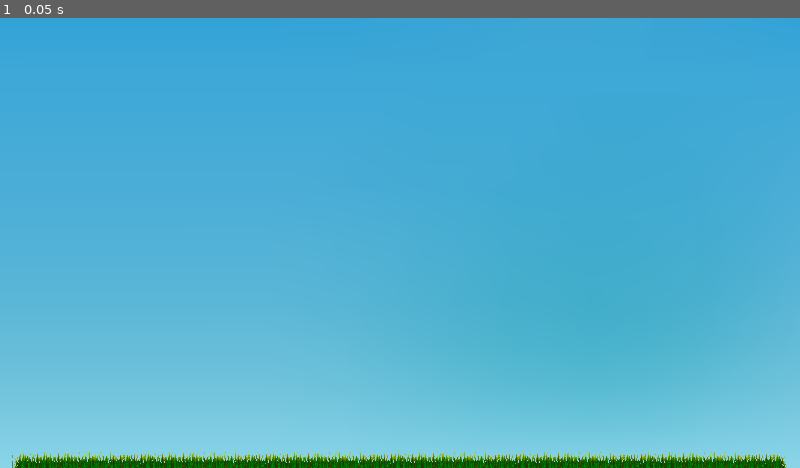
Above: before the commit, frame 1.
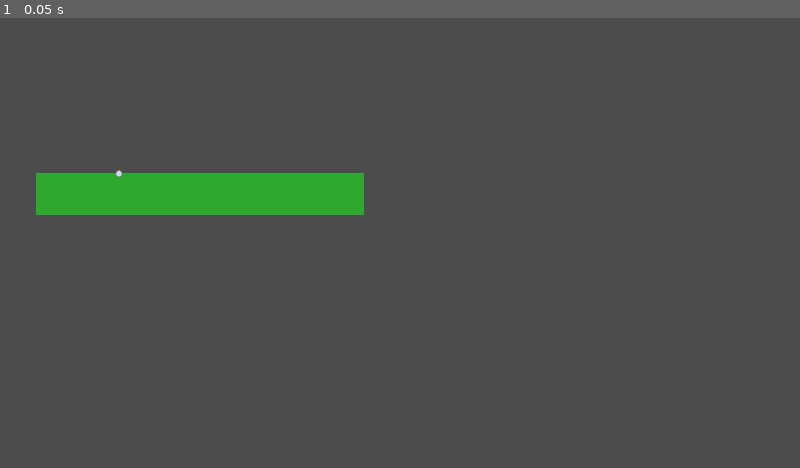
Above: after the commit, the same moment.

Repository: Drauthius/flat-builder
Game: Godot game, scene res://Level1.tscn
Same seed, same stepped clock (60 frames per second), same inputs: the game is played once before the commit and once after it. Before the commit the project starts from res://Game.tscn.
Inputs:
- Up to frame 1 (0.05 s): no input

The runs differ from the first frame. In frame 1, 100% of the frame differs, in the area x 0-100%, y 0-100%.

Commit message:
Some basic building support

Diff:
--- /dev/null
+++ b/Beam.tscn
@@ -0,0 +1,164 @@
+[gd_scene load_steps=6 format=2]
+
+[ext_resource path="res://beam.png" type="Texture" id=1]
+[ext_resource path="res://Joint.gd" type="Script" id=2]
+[ext_resource path="res://joint.png" type="Texture" id=3]
+
+[sub_resource type="RectangleShape2D" id=1]
+
+custom_solver_bias = 0.0
+extents = Vector2( 32, 8 )
+
+[sub_resource type="CircleShape2D" id=2]
+
+custom_solver_bias = 0.0
+radius = 8.34562
+
+[node name="Beam" type="Node2D"]
+
+_sections_unfolded = [ "Transform" ]
+
+[node name="Mid" type="RigidBody2D" parent="." index="0"]
+
+position = Vector2( 30, 0 )
+input_pickable = false
+collision_layer = 1
+collision_mask = 1
+mode = 3
+mass = 1.0
+friction = 1.0
+bounce = 0.0
+gravity_scale = 1.0
+custom_integrator = false
+continuous_cd = 0
+contacts_reported = 0
+contact_monitor = false
+sleeping = false
+can_sleep = true
+linear_velocity = Vector2( 0, 0 )
+linear_damp = -1.0
+angular_velocity = 0.0
+angular_damp = -1.0
+_sections_unfolded = [ "Transform" ]
+__meta__ = {
+"_edit_group_": true
+}
+
+[node name="TextureRect" type="TextureRect" parent="Mid" index="0"]
+
+anchor_left = 0.0
+anchor_top = 0.0
+anchor_right = 0.0
+anchor_bottom = 0.0
+margin_left = -32.0
+margin_top = -8.0
+margin_right = 32.0
+margin_bottom = 8.0
+rect_pivot_offset = Vector2( 0, 0 )
+rect_clip_content = false
+mouse_filter = 1
+mouse_default_cursor_shape = 0
+size_flags_horizontal = 1
+size_flags_vertical = 1
+texture = ExtResource( 1 )
+expand = true
+stretch_mode = 2
+_sections_unfolded = [ "Anchor", "Margin", "Rect" ]
+
+[node name="CollisionShape2D" type="CollisionShape2D" parent="Mid" index="1"]
+
+shape = SubResource( 1 )
+_sections_unfolded = [ "Transform", "Z Index" ]
+
+[node name="Left" type="RigidBody2D" parent="." index="1"]
+
+z_index = 20
+input_pickable = true
+collision_layer = 1
+collision_mask = 1
+mode = 3
+mass = 1.0
+friction = 1.0
+bounce = 0.0
+gravity_scale = 1.0
+custom_integrator = false
+continuous_cd = 0
+contacts_reported = 0
+contact_monitor = false
+sleeping = false
+can_sleep = true
+linear_velocity = Vector2( 0, 0 )
+linear_damp = -1.0
+angular_velocity = 0.0
+angular_damp = -1.0
+script = ExtResource( 2 )
+_sections_unfolded = [ "Pickable", "Transform", "Z Index" ]
+__meta__ = {
+"_edit_group_": true
+}
+
+[node name="PinJoint2D" type="PinJoint2D" parent="Left" index="0"]
+
+position = Vector2( -0.000530243, -0.240665 )
+node_a = NodePath("../../Mid")
+node_b = NodePath("..")
+bias = 0.0
+disable_collision = true
+softness = 0.0
+
+[node name="CollisionShape2D" type="CollisionShape2D" parent="Left" index="1"]
+
+shape = SubResource( 2 )
+
+[node name="Sprite" type="Sprite" parent="Left" index="2"]
+
+texture = ExtResource( 3 )
+
+[node name="Right" type="RigidBody2D" parent="." index="2"]
+
+position = Vector2( 60, 0 )
+z_index = 20
+input_pickable = true
+collision_layer = 1
+collision_mask = 1
+mode = 3
+mass = 1.0
+friction = 1.0
+bounce = 0.0
+gravity_scale = 1.0
+custom_integrator = false
+continuous_cd = 0
+contacts_reported = 0
+contact_monitor = false
+sleeping = false
+can_sleep = true
+linear_velocity = Vector2( 0, 0 )
+linear_damp = -1.0
+angular_velocity = 0.0
+angular_damp = -1.0
+script = ExtResource( 2 )
+_sections_unfolded = [ "Pickable", "Transform", "Z Index" ]
+__meta__ = {
+"_edit_group_": true
+}
+
+[node name="PinJoint2D2" type="PinJoint2D" parent="Right" index="0"]
+
+position = Vector2( 0.189453, -0.146193 )
+node_a = NodePath("../../Mid")
+node_b = NodePath("..")
+bias = 0.0
+disable_collision = true
+softness = 0.0
+
+[node name="CollisionShape2D" type="CollisionShape2D" parent="Right" index="1"]
+
+shape = SubResource( 2 )
+
+[node name="Sprite" type="Sprite" parent="Right" index="2"]
+
+texture = ExtResource( 3 )
+
+[connection signal="input_event" from="Left" to="Left" method="_on_Joint_input_event"]
+
+[connection signal="input_event" from="Right" to="Right" method="_on_Joint_input_event"]
--- /dev/null
+++ b/BeamSprite.tscn
@@ -0,0 +1,14 @@
+[gd_scene load_steps=2 format=2]
+
+[ext_resource path="res://beam.png" type="Texture" id=1]
+
+[node name="BeamSprite" type="Node2D"]
+
+_sections_unfolded = [ "Offset", "Transform", "Z Index" ]
+
+[node name="Sprite" type="Sprite" parent="." index="0"]
+
+position = Vector2( 0, -8 )
+texture = ExtResource( 1 )
+centered = false
+_sections_unfolded = [ "Offset", "Transform" ]
--- /dev/null
+++ b/GroundJoint.tscn
@@ -0,0 +1,43 @@
+[gd_scene load_steps=4 format=2]
+
+[ext_resource path="res://Joint.gd" type="Script" id=1]
+[ext_resource path="res://joint.png" type="Texture" id=2]
+
+[sub_resource type="CircleShape2D" id=1]
+
+custom_solver_bias = 0.0
+radius = 8.20557
+
+[node name="GroundJoint" type="RigidBody2D"]
+
+input_pickable = true
+collision_layer = 1
+collision_mask = 1
+mode = 1
+mass = 1.0
+friction = 1.0
+bounce = 0.0
+gravity_scale = 1.0
+custom_integrator = false
+continuous_cd = 0
+contacts_reported = 0
+contact_monitor = false
+sleeping = false
+can_sleep = true
+linear_velocity = Vector2( 0, 0 )
+linear_damp = -1.0
+angular_velocity = 0.0
+angular_damp = -1.0
+script = ExtResource( 1 )
+_sections_unfolded = [ "Pickable" ]
+
+[node name="Sprite" type="Sprite" parent="." index="0"]
+
+texture = ExtResource( 2 )
+
+[node name="CollisionShape2D" type="CollisionShape2D" parent="." index="1"]
+
+shape = SubResource( 1 )
+disabled = true
+
+[connection signal="input_event" from="." to="." method="_on_Joint_input_event"]
--- /dev/null
+++ b/Joint.gd
@@ -0,0 +1,7 @@
+extends RigidBody2D
+
+signal clicked
+
+func _on_Joint_input_event(viewport, event, shape_idx):
+	if event is InputEventMouseButton and event.button_index == BUTTON_LEFT and not event.pressed:
+		emit_signal("clicked", self)
--- /dev/null
+++ b/Joint.tscn
@@ -0,0 +1,40 @@
+[gd_scene load_steps=3 format=2]
+
+[ext_resource path="res://joint.png" type="Texture" id=1]
+
+[sub_resource type="CircleShape2D" id=1]
+
+custom_solver_bias = 0.0
+radius = 8.4973
+
+[node name="Joint" type="Node2D"]
+
+[node name="RigidBody2D" type="RigidBody2D" parent="." index="0"]
+
+input_pickable = false
+collision_layer = 1
+collision_mask = 1
+mode = 0
+mass = 1.0
+friction = 1.0
+bounce = 0.0
+gravity_scale = 1.0
+custom_integrator = false
+continuous_cd = 0
+contacts_reported = 0
+contact_monitor = false
+sleeping = false
+can_sleep = true
+linear_velocity = Vector2( 0, 0 )
+linear_damp = -1.0
+angular_velocity = 0.0
+angular_damp = -1.0
+
+[node name="CollisionShape2D" type="CollisionShape2D" parent="RigidBody2D" index="0"]
+
+shape = SubResource( 1 )
+disabled = true
+
+[node name="Sprite" type="Sprite" parent="." index="1"]
+
+texture = ExtResource( 1 )
--- /dev/null
+++ b/Level1.gd
@@ -0,0 +1,64 @@
+extends Node
+
+var Beam = preload("res://Beam.tscn")
+var BeamSprite = preload("res://BeamSprite.tscn")
+
+var from = null
+var placing = null
+var cooldown = false
+
+var beams = []
+
+func _process(delta):
+	if placing:
+		var mpos = get_viewport().get_mouse_position()
+		placing.look_at(mpos)
+		var diff = mpos - from #.position
+		#placing.get_node("Mid").scale.x = diff.length() / 64.0
+		placing.get_node("Sprite").scale.x = diff.length() / 32.0
+	if cooldown:
+		print("Cool it down")
+	cooldown = false
+
+func _unhandled_input(event):
+	if event is InputEventMouseButton and placing:
+		if placing.get_node("Sprite").scale.x > 0.5:
+			var beam = Beam.instance()
+			add_child(beam)
+			beam.set_position(placing.get_position())
+			beam.set_rotation(placing.get_rotation())
+			var length = (event.position - from).length()
+			beam.get_node("Mid/TextureRect").rect_size.x = length
+			beam.get_node("Right").position = Vector2(length, 0)
+			beam.get_node("Mid/CollisionShape2D").shape.extents.x = length / 2
+			beam.get_node("Mid/CollisionShape2D").position.x = length / 2 - 30
+			beam.get_node("Left").connect("clicked", self, "_on_Joint_clicked")
+			print("Connected left ", beam.get_node("Left"))
+			beam.get_node("Right").connect("clicked", self, "_on_Joint_clicked")
+			print("Connected right ", beam.get_node("Right"))
+			beams.append(beam)
+			print("bye")
+			cooldown = true
+		remove_child(placing)
+		placing = null
+		from = null
+
+#func _on_GroundJoint_input_event(viewport, event, shape_idx):
+#	if event is InputEventMouseButton and not placing:
+#		print("hello", " ", viewport)
+#		from = $GroundJoint
+#		placing = BeamSprite.instance()
+#		add_child(placing)
+#		#placing.get_node("Left").mode = RigidBody2D.MODE_KINEMATIC
+#		#placing.get_node("Right").mode = RigidBody2D.MODE_KINEMATIC
+#		#placing.get_node("Mid").mode = RigidBody2D.MODE_KINEMATIC
+#		#var left = placing.get_node("Left").position
+#		placing.set_position(event.position)
+
+func _on_Joint_clicked(joint):
+	if not placing and not cooldown:
+		print("hello", " ", joint)
+		from = joint.get_global_transform().origin
+		placing = BeamSprite.instance()
+		add_child(placing)
+		placing.set_position(from)
--- /dev/null
+++ b/Level1.tscn
@@ -0,0 +1,35 @@
+[gd_scene load_steps=3 format=2]
+
+[ext_resource path="res://Level1.gd" type="Script" id=1]
+[ext_resource path="res://GroundJoint.tscn" type="PackedScene" id=2]
+
+[node name="Level1" type="Node" index="0"]
+
+script = ExtResource( 1 )
+
+[node name="Grass" type="ColorRect" parent="." index="0"]
+
+anchor_left = 0.0
+anchor_top = 0.0
+anchor_right = 0.0
+anchor_bottom = 0.0
+margin_left = 87.0
+margin_top = 373.0
+margin_right = 873.0
+margin_bottom = 473.0
+rect_pivot_offset = Vector2( 0, 0 )
+rect_clip_content = false
+mouse_filter = 1
+mouse_default_cursor_shape = 0
+size_flags_horizontal = 1
+size_flags_vertical = 1
+color = Color( 0.1817, 0.660156, 0.177933, 1 )
+_sections_unfolded = [ "Mouse" ]
+
+[node name="GroundJoint" parent="." index="1" instance=ExtResource( 2 )]
+
+position = Vector2( 285.503, 373.738 )
+z_index = 20
+_sections_unfolded = [ "Material", "Pickable", "Visibility", "Z Index" ]
+
+[connection signal="clicked" from="GroundJoint" to="." method="_on_Joint_clicked"]
--- a/project.godot
+++ b/project.godot
@@ -11,7 +11,7 @@
 [application]
 
 config/name="LD42"
-run/main_scene="res://Game.tscn"
+run/main_scene="res://Level1.tscn"
 config/icon="res://icon.png"
 
 [display]
Binary file changed: beam.png
Not shown, added: beam.png.import
Binary file added: joint.png
Not shown, added: joint.png.import
Binary file added: pierrebeam.png
Not shown, added: pierrebeam.png.import
